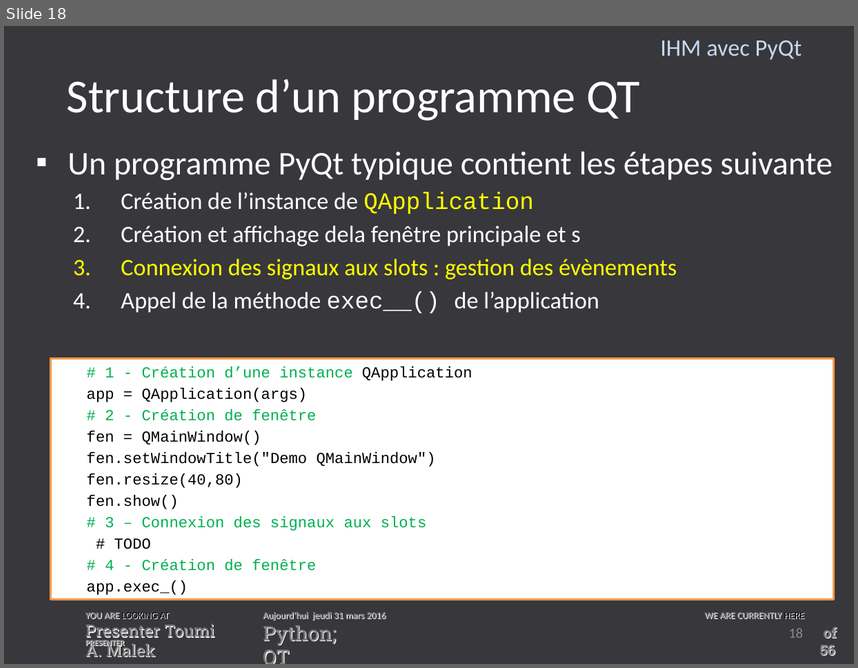
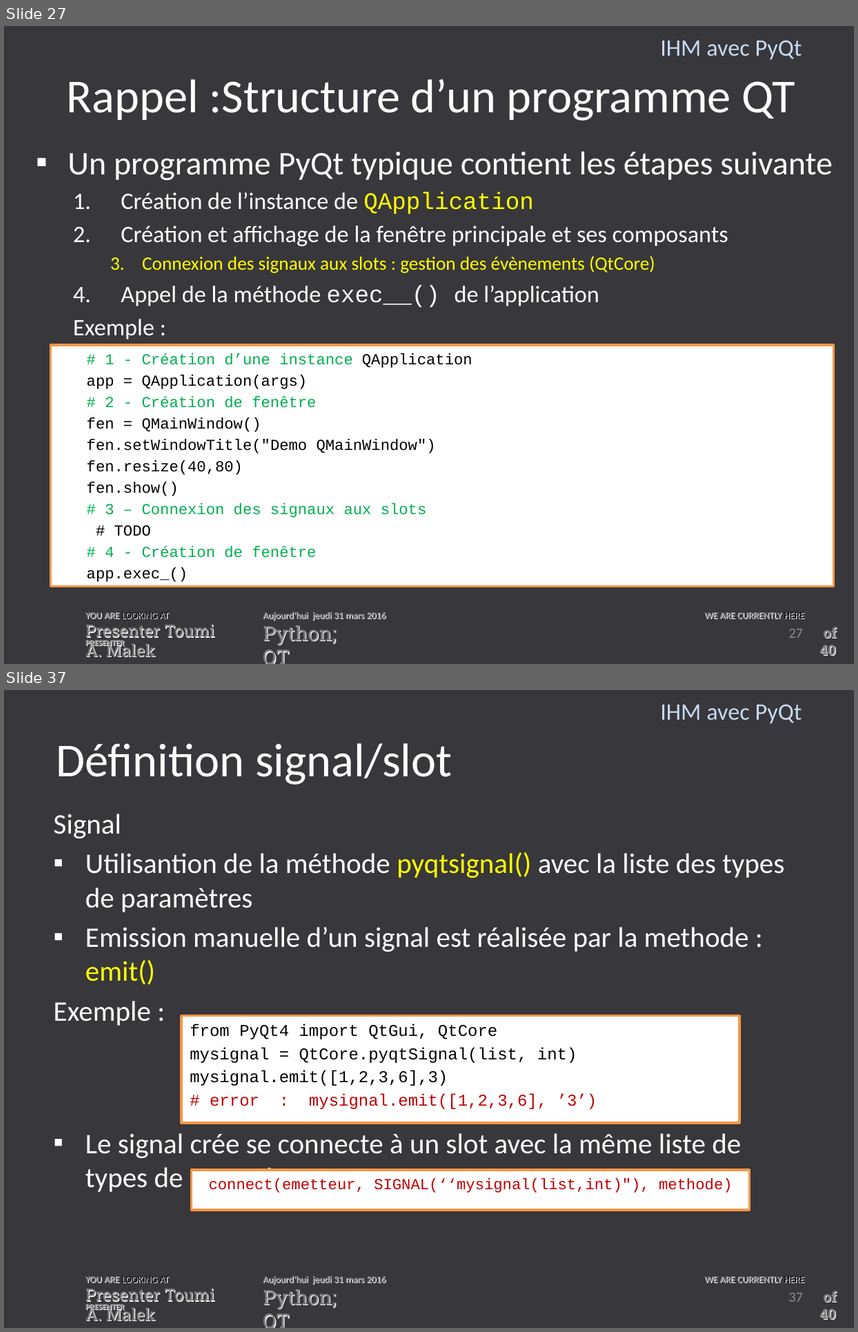
Before and after one commit to toumiab/Trans_python, a slide deck: Les_transparent/IHM_Python.pptx. Shown one above the other, each under a label of ours: slide 18 before the commit, slides 27 and 37 after it; the slides between them are not shown. The pictures are 858x668 and 858x1332 pixels, drawn with LibreOffice and Linux fonts; fonts in the diff are those of the drawing; background and template pictures are left out. Boxes give left, top, right and bottom in pixels: in the first picture for what was removed or moved away, otherwise in the second. Text is boxed around its words. In the diff, an @@ line names an element or a change of style, - is before the commit and + after.

```diff
--- a/Les_transparent/IHM_Python.pptx
+++ b/Les_transparent/IHM_Python.pptx
@@ slide 37 added at bbox=[4, 690, 854, 1328], background #38373B; not listed: 7 template elements that a slide beside it also shows @@
@@ text added at bbox=[660, 704, 802, 724], 20 pt, text #C6D9F1 @@
+IHM avec PyQt
@@ title added at bbox=[56, 743, 452, 785], 40 pt, text #FFFFFF @@
+Définition signal/slot
@@ text added at bbox=[54, 814, 784, 1194], 24 pt, text #FFFFFF @@
+Signal
+▪ Utilisantion de la méthode pyqtsignal() avec la liste des types de paramètres
+▪ Emission manuelle d’un signal est réalisée par la methode : emit()
+Exemple :
+▪ Le signal crée se connecte à un slot avec la même liste de types de paramètres
@@ rectangle added at bbox=[181, 1016, 740, 1123], fill #FFFFFF, outline #F79646 2 pt, 14 pt, text #000000 @@
+from PyQt4 import QtGui, QtCore
+mysignal = QtCore.pyqtSignal(list, int)
+mysignal.emit([1,2,3,6],3)
+# error : mysignal.emit([1,2,3,6], ’3’)
@@ rectangle added at bbox=[191, 1170, 749, 1210], fill #FFFFFF, outline #F79646 2 pt, 12.9 pt, text #C00000 @@
+connect(emetteur, SIGNAL(‘‘mysignal(list,int)″), methode)
@@ page number added at bbox=[789, 1292, 803, 1301], 12 pt, text #8C8C8C @@
+37
@@ what was slide 18 is now slide 27 @@
@@ slide 27 changed as well @@
@@ title at bbox=[67, 79, 795, 121]: text changed @@
-Structure d’un programme QT
+Rappel :Structure d’un programme QT
@@ text at bbox=[121, 225, 728, 273]: text changed; size 20 to 16 pt @@
-  2. Création et affichage dela fenêtre principale et s
-  3. Connexion des signaux aux slots : gestion des évènements
+  2. Création et affichage de la fenêtre principale et ses composants
+    3. Connexion des signaux aux slots : gestion des évènements (QtCore)
@@ text at bbox=[73, 319, 154, 339]: paragraph added @@
+  Exemple :
@@ rectangle "# 1 - Création d’une ...": place and size @@
-rectangle "# 1 - Création d’une ..." at bbox=[51, 359, 833, 599]
+rectangle "# 1 - Création d’une ..." at bbox=[51, 345, 833, 586]
@@ page number at bbox=[789, 628, 803, 637]: text changed @@
-18
+27
@@ text at bbox=[820, 626, 836, 655]: text changed @@
-of 56
+of 40
```
Also in this commit, not shown: 19 other slides changed, 19 other slides added, 6 slides removed, 1 other file.
